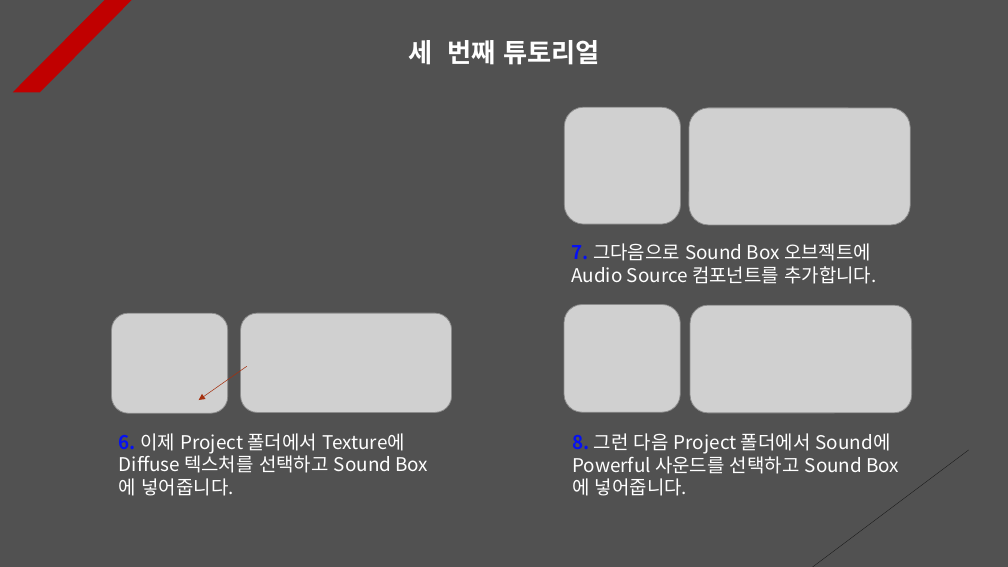
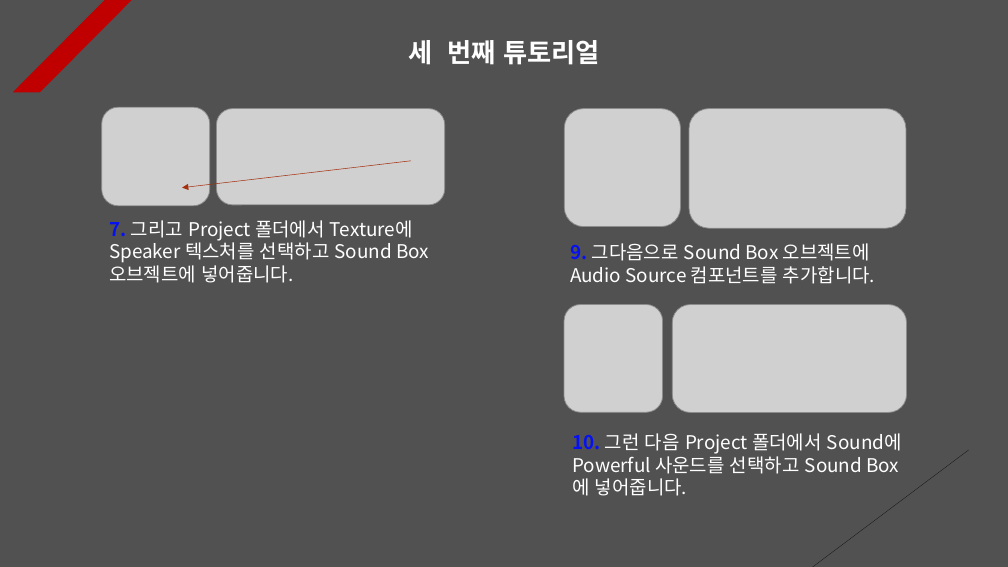
Before and after one commit to Unity2033/3D-UnityEngine, a slide deck: slide 3 of Assets/Class/Sound/PPT Data/Sound Example.pptx. Drawn at 1008x567 pixels with LibreOffice and Linux fonts; fonts in the diff are those of the drawing; grey boxes stand for pictures. Boxes give left, top, right and bottom in pixels: in the first picture for what was removed or moved away, otherwise in the second. Text is boxed around its words. In the diff, an @@ line names an element or a change of style, - is before the commit and + after.

Commit message:
Sound Tutorial Renewal
- Set the navigation in the slider
  component to None so that it does
  not receive any effect when a key
  is pressed.

- Calling a sound through a function
  that outputs multiple sounds
  simultaneously

- Delete unnecessary code

- Adding and deleting resource data

```diff
--- a/Assets/Class/Sound/PPT Data/Sound Example.pptx
+++ b/Assets/Class/Sound/PPT Data/Sound Example.pptx
@@ picture: place and size @@
-picture at (112,313,228,413)
+picture at (102,107,210,206)
@@ picture added at (216,109,445,205) @@
@@ picture: place and size @@
-picture at (689,108,910,225)
+picture at (689,109,906,228)
@@ arrow moved from (247, 367) - (199, 400) to (411, 161) - (182, 188) @@
@@ text at (109,220,429,283): text changed @@
-6. 이제 Project 폴더에서 Texture에 Diffuse 텍스처를 선택하고 Sound Box에 넣어줍니다.
+7. 그리고 Project 폴더에서 Texture에 Speaker 텍스처를 선택하고 Sound Box 오브젝트에 넣어줍니다.
@@ text at (570,243,875,284): text changed @@
-7. 그다음으로 Sound Box 오브젝트에 Audio Source 컴포넌트를 추가합니다.
+9. 그다음으로 Sound Box 오브젝트에 Audio Source 컴포넌트를 추가합니다.
@@ picture removed at (240,313,451,412) @@
@@ picture: place and size @@
-picture at (564,305,681,412)
+picture at (564,305,662,413)
@@ picture: place and size @@
-picture at (690,306,912,414)
+picture at (672,305,907,413)
@@ text at (572,433,902,496): text changed @@
-8. 그런 다음 Project 폴더에서 Sound에 Powerful 사운드를 선택하고 Sound Box에 넣어줍니다.
+10. 그런 다음 Project 폴더에서 Sound에 Powerful 사운드를 선택하고 Sound Box에 넣어줍니다.
```
Also in this commit, not shown: 4 other slides changed, 11 other files.
